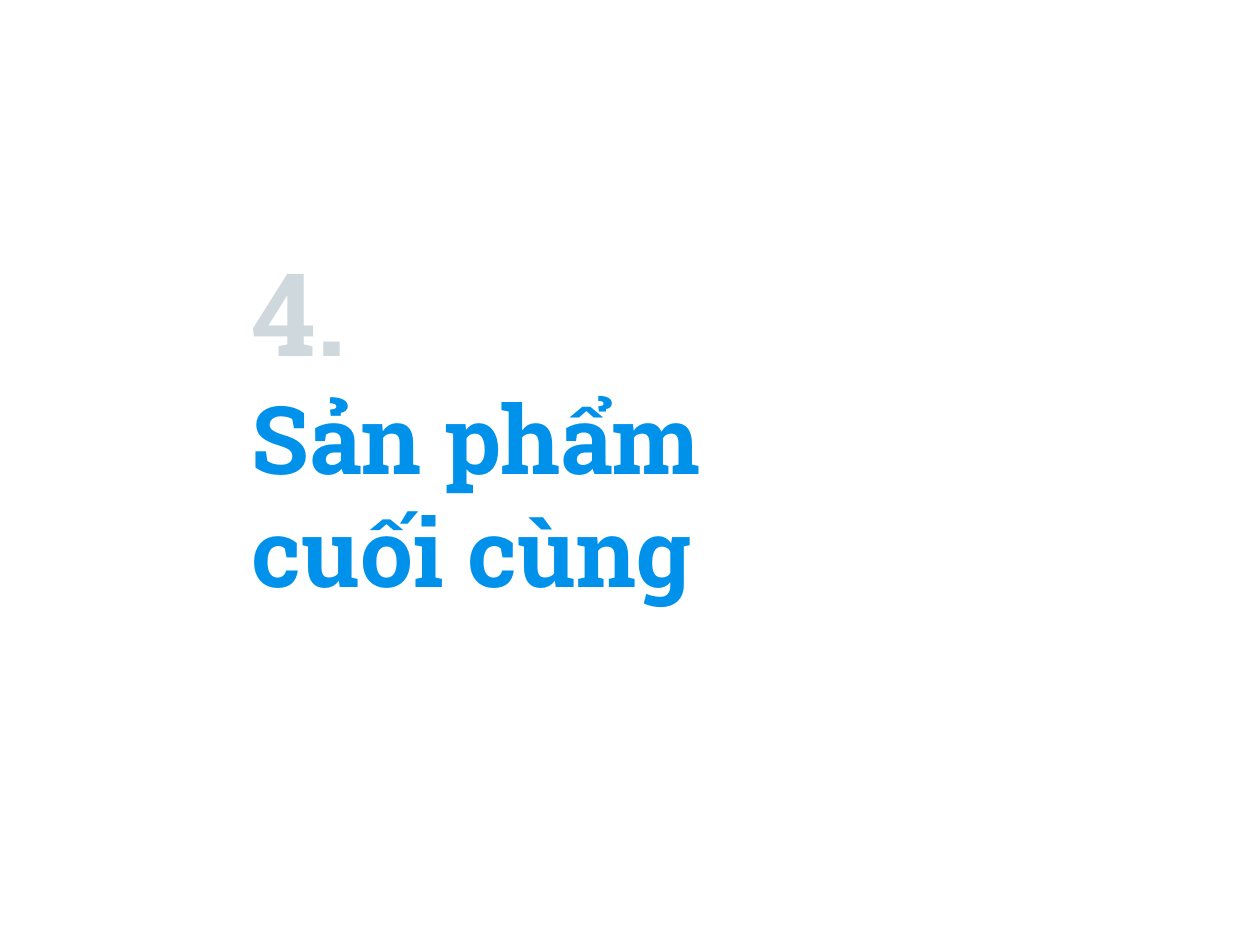
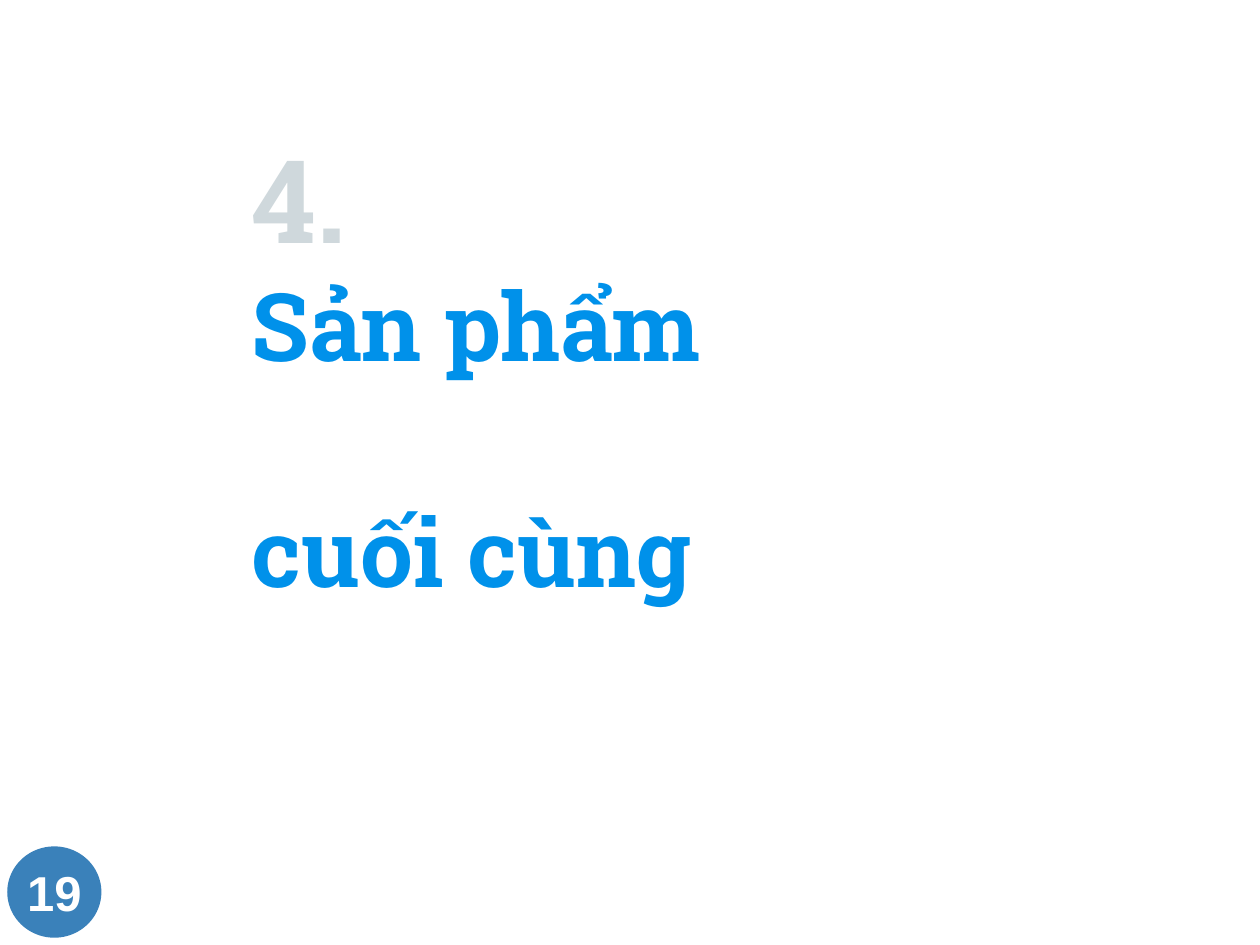
Before and after one commit to LampardNguyen234/LibrarySystemManagement, a slide deck: slide 19 of Presentation.pptx. Drawn at 1260x945 pixels with LibreOffice and Linux fonts; fonts in the diff are those of the drawing; background and template pictures are left out. Boxes give left, top, right and bottom in pixels: in the first picture for what was removed or moved away, otherwise in the second. Text is boxed around its words. In the diff, an @@ line names an element or a change of style, - is before the commit and + after.

```diff
--- a/Presentation.pptx
+++ b/Presentation.pptx
@@ title "4." rewrapped from (x1=252, y1=274, x2=700, y2=607) to (x1=252, y1=161, x2=700, y2=607) @@
@@ ellipse added at (x1=8, y1=847, x2=102, y2=937), fill #3A81BA, 28 pt, text #FFFFFF, bold @@
+19
```
Also in this commit, not shown: 34 other slides changed, 1 slide added.
